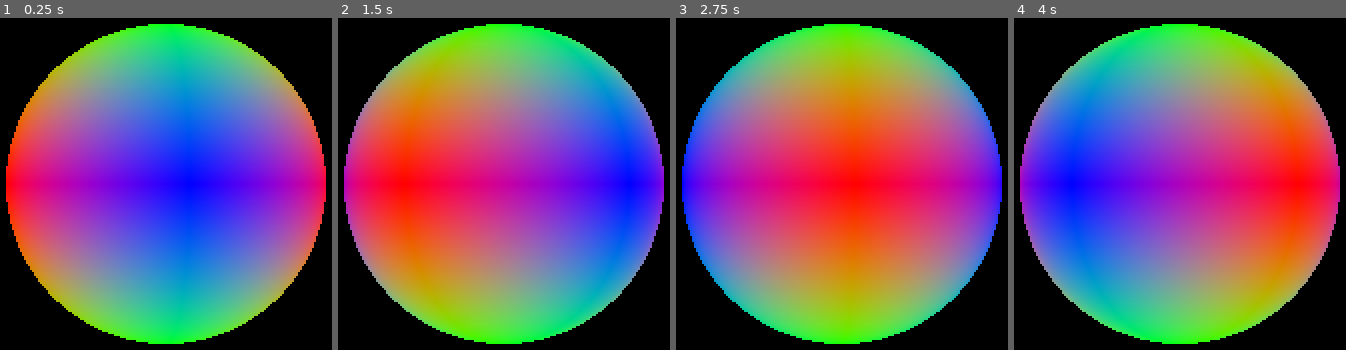
Above: before the commit, frames 1-4 (left to right).
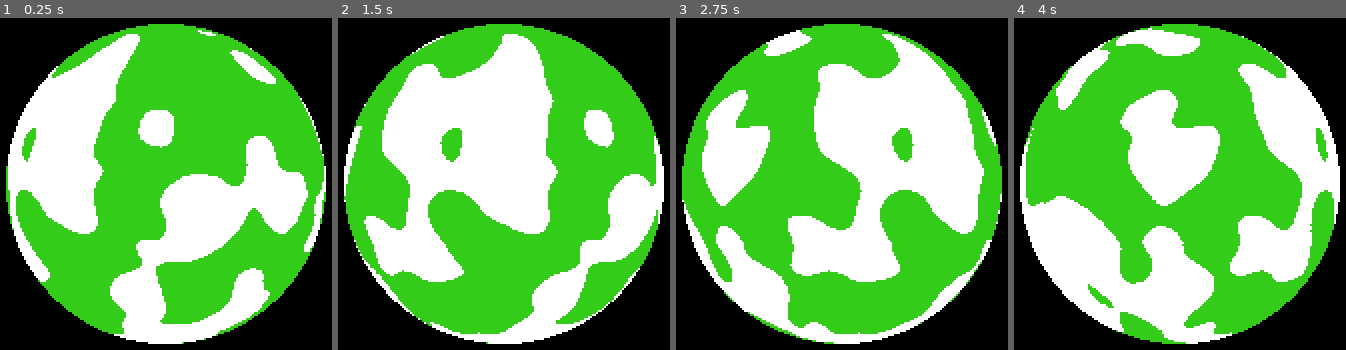
Above: after the commit, the same moments.

Repository: avemoor01/2D-Planet-Shader
Game: Godot game, scene res://node_2d.tscn
The game is run twice, just before and just after one commit, with the same random seed, the same clock (stepped at 60 frames per second) and the same inputs.
Inputs:
- Up to frame 1 (0.25 s): no input
- Up to frame 2 (1.5 s): no input
- Up to frame 3 (2.75 s): no input
- Up to frame 4 (4 s): no input

The runs differ from the first frame. In frame 1, 73% of the frame differs, in the area x 1-99%, y 1-99%; in frame 2, 73%; in frame 3, 73%; in frame 4, 73%.

Commit message:
Fixed shader weirdness

Diff:
--- a/Planet.gdshader
+++ b/Planet.gdshader
@@ -2,12 +2,14 @@
 
 uniform sampler3D noise;
 uniform float angle;
+uniform float zoom = 5.0;
 
 const int width = 320;
 const int height = 180;
 const float p_radius = float(width/4);
 const float brightness = 1.0;
 const float magnitude = 1.0;
+
 
 void fragment() {
 	float dx = -(float(width/2) - VERTEX.x) / p_radius;
@@ -20,14 +22,14 @@
 		vec3(sin(angle), 0, cos(angle))
 	);
 	pvec = pvec * rotation_matrix;
-
-	vec4 offset = texture(noise, vec3(pvec.x, pvec.y, pvec.z));
+	pvec = vec3(pvec.x/2.0 + 0.5, pvec.y/2.0 + 0.5, pvec.z/2.0 + 0.5);
+	vec4 offset = texture(noise, vec3(abs(pvec.x), abs(pvec.y), abs(pvec.z)));
 	if (sqrt(pow(dx, 2.0) + pow(dy, 2.0)) <= 1.0) {
-		COLOR = vec4(abs(pvec.x), abs(pvec.y), abs(pvec.z), 1);
-		//vec3 depth = vec3((offset.x) * magnitude, offset.y * magnitude, offset.z * magnitude);
-		//if (sqrt(pow(depth.x, 2.0) + pow(depth.y,2.0) + pow(depth.z, 2.0)) > 0.6) {
-			//COLOR = vec4(0.2, 0.8, 0.1, 1);
-		//}
+		//COLOR = vec4(abs(offset.x), abs(offset.y), abs(offset.z), 1);
+		vec3 depth = vec3(abs(offset.x) * magnitude, abs(offset.y) * magnitude, abs(offset.z) * magnitude);
+		if (sqrt(pow(depth.x, 2.0) + pow(depth.y,2.0) + pow(depth.z, 2.0)) > 0.8) {
+			COLOR = vec4(0.2, 0.8, 0.1, 1);
+		}
 	} else {
 		COLOR = vec4(0, 0, 0, 1);
 	}
--- a/canvas.gd
+++ b/canvas.gd
@@ -1,7 +1,9 @@
+@tool
 extends Node2D
 var angle = 0
 var increase = 0.01
 var materials
+
 # Called when the node enters the scene tree for the first time.
 func _ready():
 	materials = self.material
--- a/node_2d.tscn
+++ b/node_2d.tscn
@@ -3,23 +3,20 @@
 [ext_resource type="Shader" path="res://Planet.gdshader" id="1_ubc2s"]
 [ext_resource type="Script" path="res://canvas.gd" id="2_3pyag"]
 
-[sub_resource type="FastNoiseLite" id="FastNoiseLite_ackhl"]
-seed = 11
-frequency = 0.0558
-offset = Vector3(-34.14, 0, 0)
-fractal_octaves = 3
-fractal_weighted_strength = 1.0
+[sub_resource type="FastNoiseLite" id="FastNoiseLite_0bp8w"]
+seed = 7
+frequency = 0.0406
+fractal_octaves = 2
+domain_warp_frequency = 1.245
 
-[sub_resource type="NoiseTexture3D" id="NoiseTexture3D_st3hr"]
-width = 128
-height = 128
-depth = 128
-noise = SubResource("FastNoiseLite_ackhl")
+[sub_resource type="NoiseTexture3D" id="NoiseTexture3D_oxmcw"]
+noise = SubResource("FastNoiseLite_0bp8w")
 
 [sub_resource type="ShaderMaterial" id="ShaderMaterial_povqg"]
 shader = ExtResource("1_ubc2s")
-shader_parameter/angle = 2.83
-shader_parameter/noise = SubResource("NoiseTexture3D_st3hr")
+shader_parameter/angle = 0.0
+shader_parameter/zoom = 1.0
+shader_parameter/noise = SubResource("NoiseTexture3D_oxmcw")
 
 [node name="Node2D" type="Node2D"]
 top_level = true
